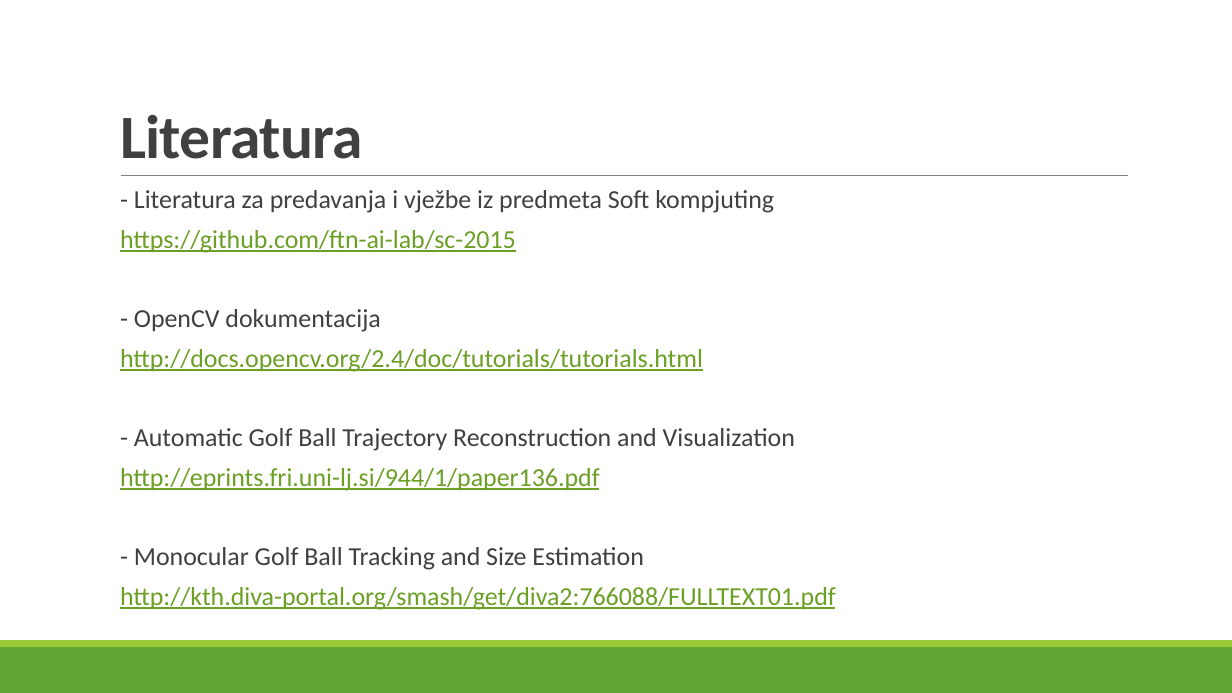
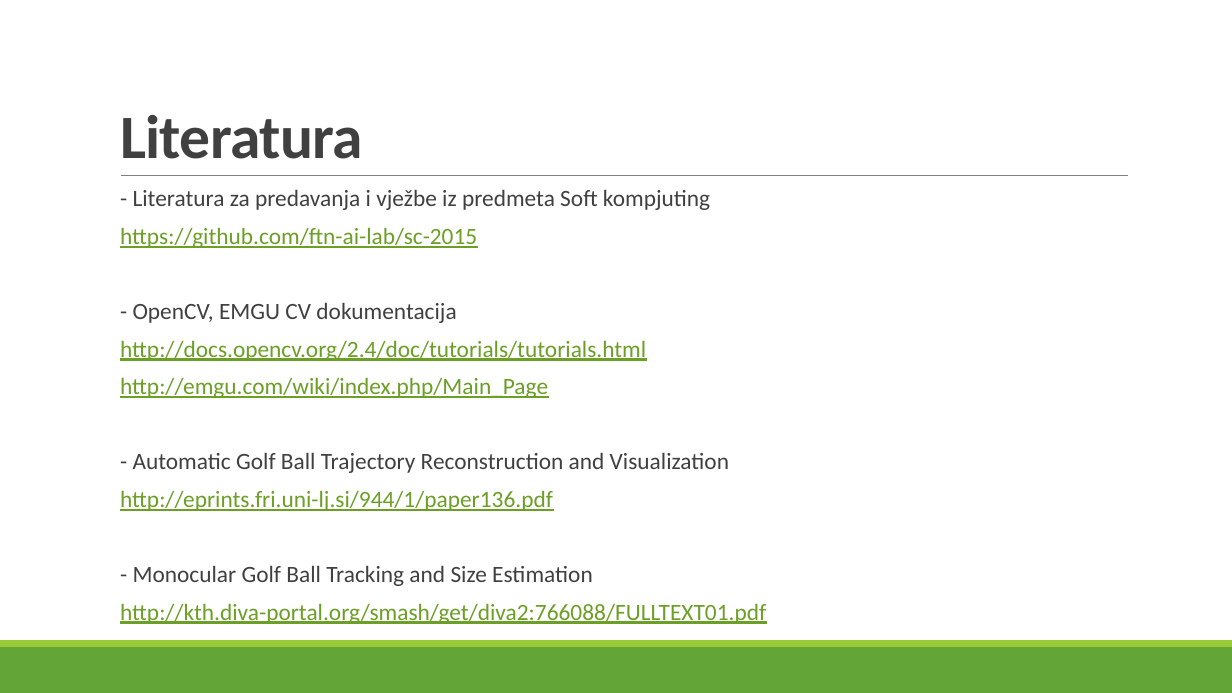
Before and after one commit to ckraisnikovic/softComputing, a slide deck: slide 20 of Detekcija i praćenje golf loptice na golf terenu.pptx (slide 16 before the commit). Drawn at 1232x693 pixels with LibreOffice and Linux fonts; fonts in the diff are those of the drawing. Boxes give left, top, right and bottom in pixels: in the first picture for what was removed or moved away, otherwise in the second. Text is boxed around its words. In the diff, an @@ line names an element or a change of style, - is before the commit and + after.

```diff
--- a/Detekcija i praćenje golf loptice na golf terenu.pptx
+++ b/Detekcija i praćenje golf loptice na golf terenu.pptx
@@ text at (x1=120, y1=189, x2=766, y2=624): size 20.1 to 18.2 pt in "- Literatura za predavanja i vježbe iz ...", "https://github.com/ftn-ai-lab/sc-2015", "http://docs.opencv.org/2.4/doc/tutorials/tutorials.html", "- Automatic Golf Ball Trajectory Reconstruction and ..." and 3 more places @@
@@ text at (x1=133, y1=302, x2=456, y2=323): text changed; size 20.1 to 18.2 pt @@
-  - OpenCV dokumentacija
+  - OpenCV, EMGU CV dokumentacija
@@ text at (x1=120, y1=377, x2=548, y2=398): paragraph added @@
+  http://emgu.com/wiki/index.php/Main_Page
```
Also in this commit, not shown: 12 other slides changed, 4 slides added.
